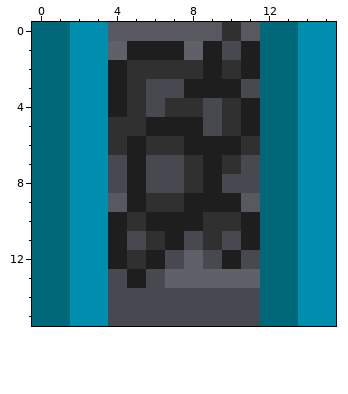
Pixel-art sprite, stored at tiles/oreburgh_south/anim/coal_vertical/01.png. Above: the version before the commit.
The file is 16x16 pixels.
And afterwards:
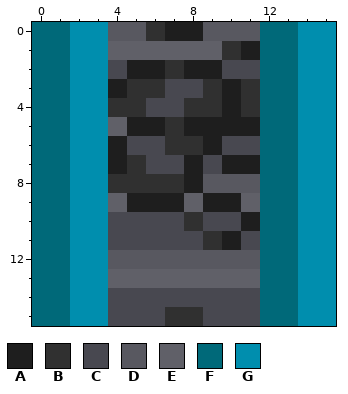
Palette (. is transparent): A #1e1e1e  B #303030  C #484850  D #585860  E #606068  F #006979  G #008eae
Difference:
y 0: x 6..8 DDD -> BAA; x 10 B -> D
y 1: x 5..7 AAA -> EEE; x 9..10 AC -> EB
y 2: x 4..6 ABB -> CAA; x 8 B -> A; x 10..11 BA -> CC
y 3: x 6 C -> B; x 8..9 AA -> CB; x 11 C -> B
y 4: x 4 A -> B; x 7 B -> C; x 9..11 CBA -> BAB
y 5: x 4..5 BB -> EA; x 7 A -> B; x 9..10 CB -> AA
y 6: x 4..6 BAB -> ACC; x 8 A -> B; x 10..11 AB -> CC
y 7: x 4..5 CA -> AB; x 8..11 BABC -> ACAA
y 8: x 4..11 CACCBACC -> BBBBADDD
y 9: x 4 D -> E; x 6..8 BBA -> AAE; x 11 D -> E
y 10: x 4..10 ABAAABB -> CCCCBCC
y 11: x 4 A -> C; x 6..7 BA -> CC; x 10..11 CA -> AC
y 12: x 4..11 ABACECAC -> DDDDDDDD
y 13: x 4..6 CAC -> EEE
y 15: x 7..8 CC -> BB
